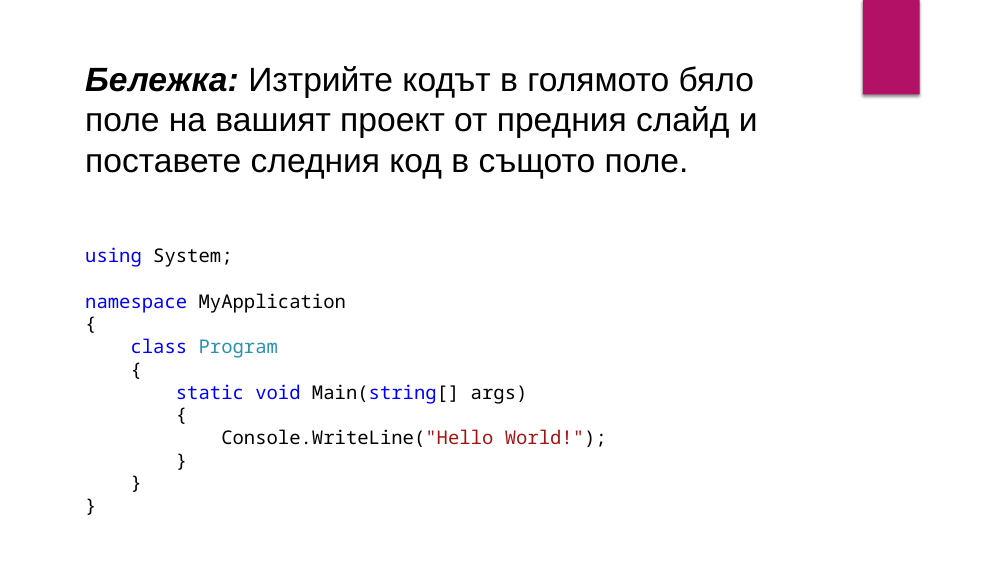
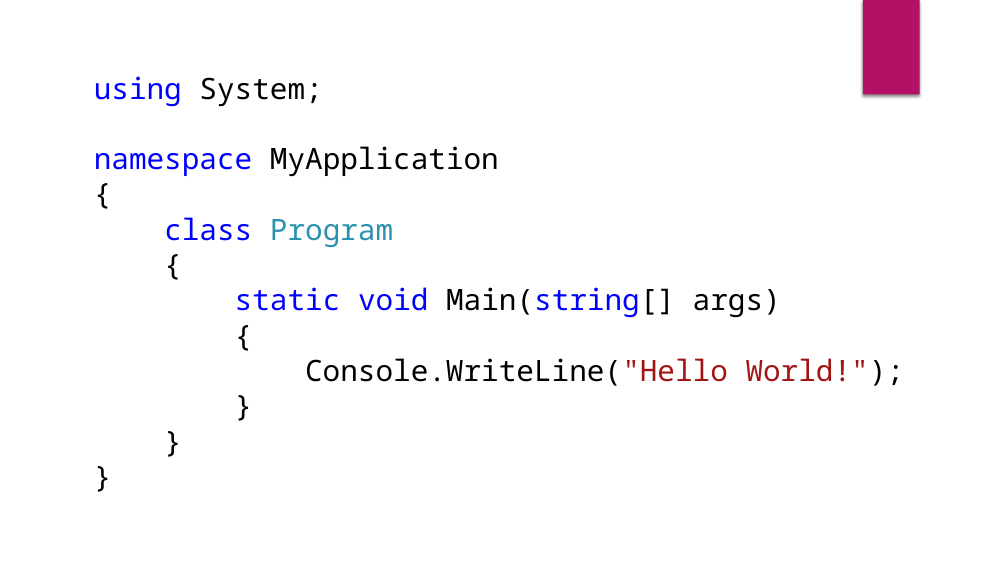
Before and after one commit to velizar92/CSharp-Programming-Presentations, a slide deck: slide 25 of C# Basics.pptx (slide 19 before the commit). Drawn at 1008x567 pixels with LibreOffice and Linux fonts; fonts in the diff are those of the drawing. Boxes give left, top, right and bottom in pixels: in the first picture for what was removed or moved away, otherwise in the second. Text is boxed around its words. In the diff, an @@ line names an element or a change of style, - is before the commit and + after.

```diff
--- a/C# Basics.pptx
+++ b/C# Basics.pptx
@@ text removed at [85,66,758,179] @@
-Бележка: Изтрийте кодът в голямото бяло поле на вашият проект от предния слайд и поставете следния код в същото поле.
@@ text "using System;": place and size @@
-text "using System;" at [85,247,607,447]
+text "using System;" at [94,76,905,386]
@@ text "using System;" at [94,76,905,386]: size 18 to 28 pt @@
```
Also in this commit, not shown: 7 other slides changed, 16 slides added, 2 slides removed.
